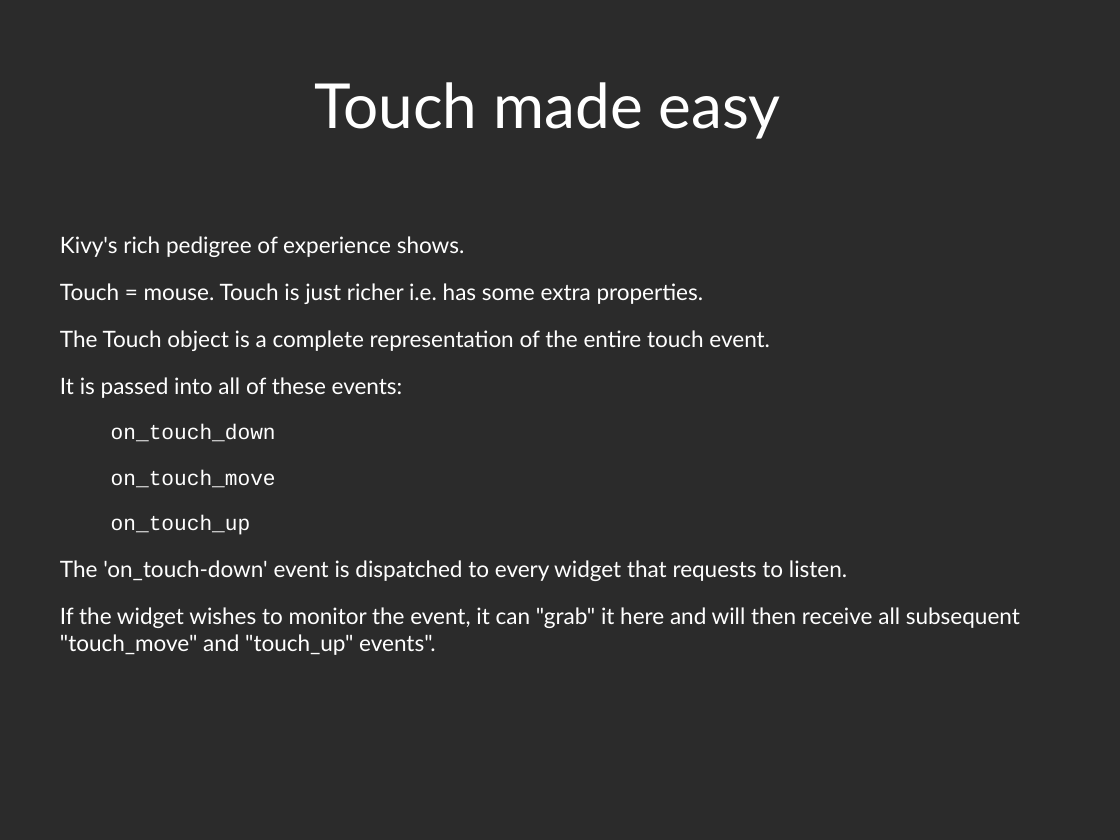
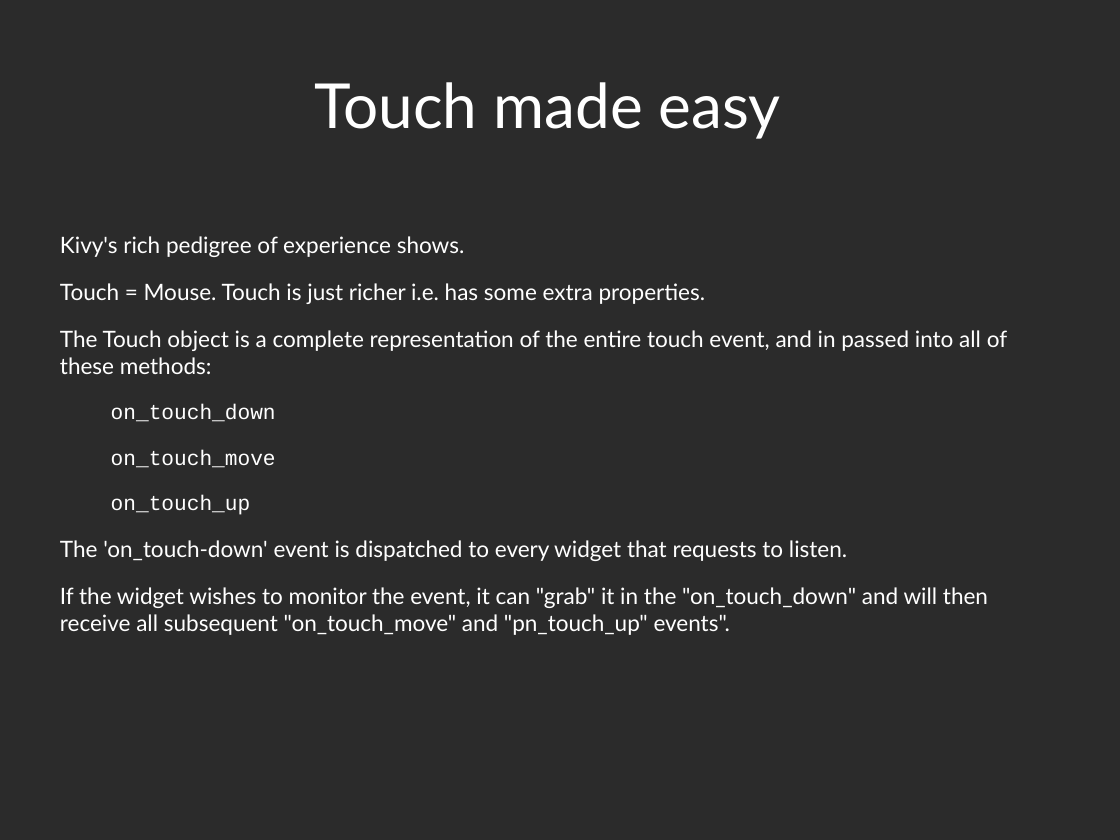
Before and after one commit to Zen-CODE/kivybits, a slide deck: slide 21 of PyCon/ZA 2013/PyCon.odp. Drawn at 1120x840 pixels with LibreOffice and Linux fonts; fonts in the diff are those of the drawing; background and template pictures are left out; a plain dark background stands for a picture behind light text. Boxes give left, top, right and bottom in pixels: in the first picture for what was removed or moved away, otherwise in the second. Text is boxed around its words. In the diff, an @@ line names an element or a change of style, - is before the commit and + after.

```diff
--- a/PyCon/ZA 2013/PyCon.odp
+++ b/PyCon/ZA 2013/PyCon.odp
@@ text at (x1=60, y1=283, x2=1007, y2=374): text changed @@
-Touch = mouse. Touch is just richer i.e. has some extra properties.
-The Touch object is a complete representation of the entire touch event.
-It is passed into all of these events:
+Touch = Mouse. Touch is just richer i.e. has some extra properties.
+The Touch object is a complete representation of the entire touch event, and in passed into all of these methods:
@@ text at (x1=60, y1=587, x2=988, y2=635): text changed @@
-If the widget wishes to monitor the event, it can "grab" it here and will then receive all subsequent "touch_move" and "touch_up" events".
+If the widget wishes to monitor the event, it can "grab" it in the "on_touch_down" and will then receive all subsequent "on_touch_move" and "pn_touch_up" events".
```
Also in this commit, not shown: 17 other slides changed, 1 slide removed, 1 other file.
